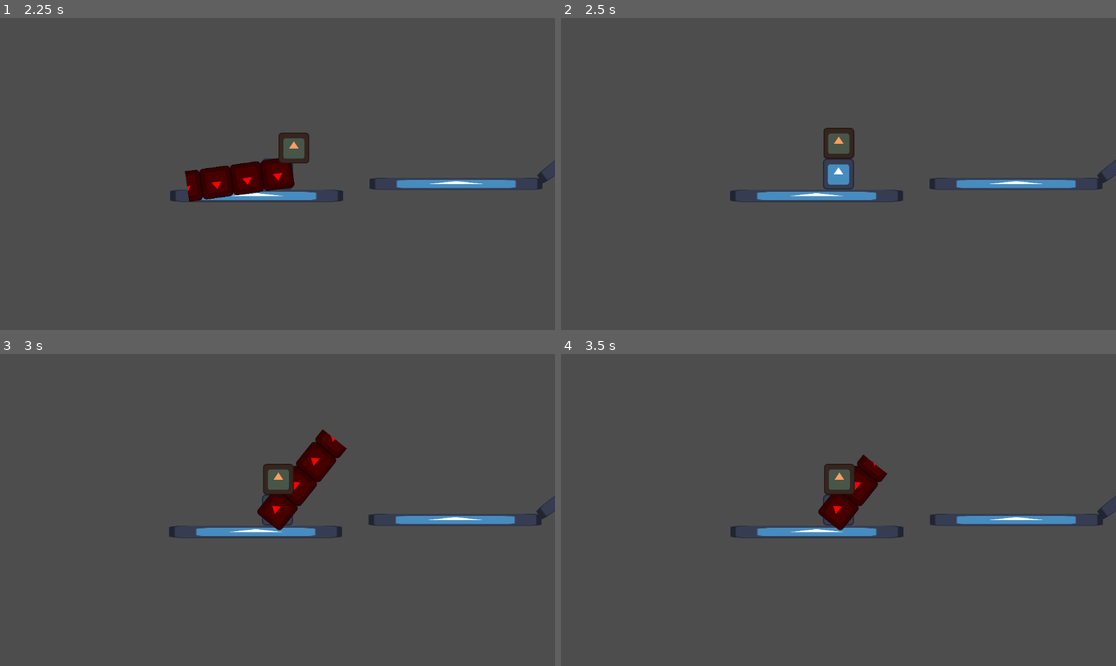
Above: before the commit, frames 1-4 (two rows, left to right).
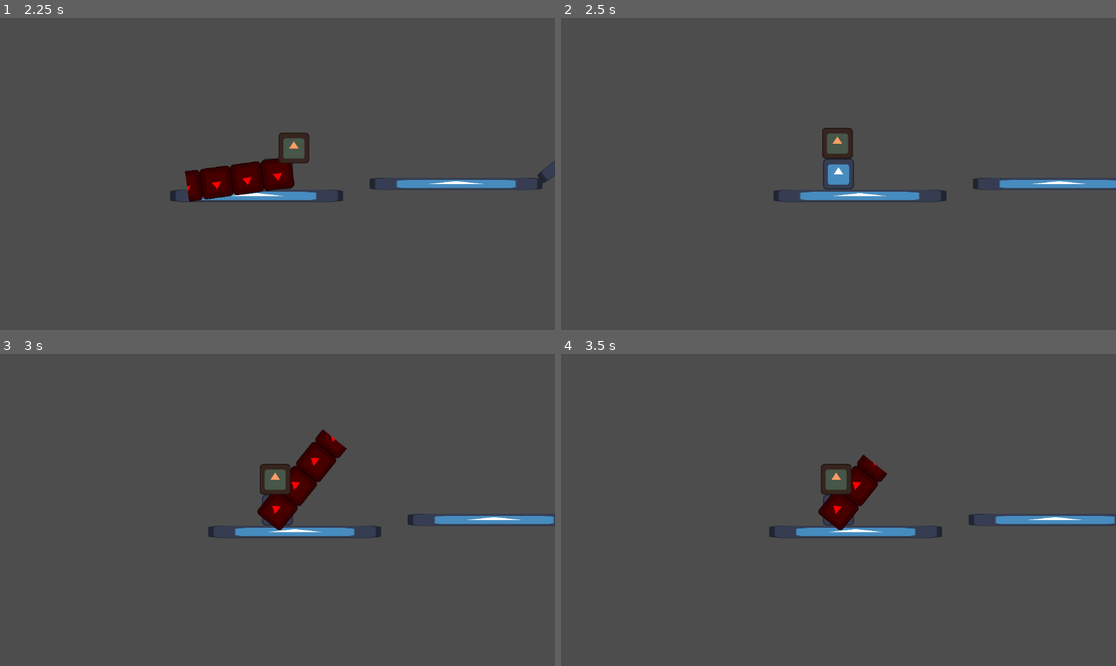
Above: after the commit, the same moments.

Repository: IncrediblyCreativeUsername/Team-Indecisive-Cutthroat-2026
Game: Godot game, scene res://UI/MainMenu.tscn
The game is run twice, just before and just after one commit, with the same random seed, the same clock (stepped at 60 frames per second) and the same inputs. The engine's default icon, where the game draws it, is replaced by a stand-in: a white triangle on a blue panel in a dark square.
Inputs (mouse positions are in pixels of both pictures, inside the frame that each line leads up to):
- Up to frame 1 (2.25 s): click "Play" at 0.5 s; move the mouse to (399, 158) at 1.27 s; hold D (MOVE_RIGHT) from 1.28 s (still down); click (399, 158) at 1.35 s; tap W (JUMP) at 1.52 s; move the mouse to (166, 189) at 2.02 s; click (166, 189) at 2.1 s
- Up to frame 2 (2.5 s): keep holding D (MOVE_RIGHT); tap W (JUMP) at 2.27 s
- Up to frame 3 (3 s): move the mouse to (333, 441) at 2.77 s; release D (MOVE_RIGHT) at 2.78 s; hold A (MOVE_LEFT) from 2.78 s (still down); click (333, 441) at 2.85 s
- Up to frame 4 (3.5 s): keep holding A (MOVE_LEFT)

Frame 1 is identical in both runs. In frame 2, 1.4% of the frame differs, in the area x 30-100%, y 35-60%; in frame 3, 1.5%; in frame 4, 1.5%.

Commit message:
Basic Grappling Movement (VERY BUGGY)
Doesn't work very well with the current movement code... everything that applies to jumps also applies to grapples.

Diff:
--- a/Player/player.gd
+++ b/Player/player.gd
@@ -4,15 +4,18 @@
 @export var jumpForce : int = 2000
 @export var gravity : int = 100
 @export var coyoteTime : int = 15
+@export var grappleTime : int = 30
 @export var friction : int = 500
-@export var tongueForce : float = 2.0
+@export var tongueForce : float = 10.0
 
 var coyoteTimer = 0
+var grappleTimer = 0
 @export var tongueExtending := false
 @onready var tongueAnimator := $Tongue/TongueAnim
 @onready var tonguePivot := $Tongue
 @onready var tongueTip := $Tongue/Area2D
 var grabbedObject
+var isGrappling : bool = false
 
 func _physics_process(_delta: float) -> void:
 	#friction
@@ -64,8 +67,18 @@
 	else:
 		grabbedObject = null
 
+	if isGrappling:
+		manageGrapple()
+
 	#move according to velocity and delta
 	move_and_slide()
+
+func manageGrapple():
+	if grappleTimer <= 0:
+		isGrappling = false
+	else:
+		grappleTimer -= 1
+	velocity += Vector2((tongueForce)/get_process_delta_time(), 0).rotated(tonguePivot.rotation)
 
 #tongue fully extends
 func _on_tongue_anim_animation_finished(anim_name: StringName) -> void:
@@ -86,3 +99,5 @@
 	#grapple otherwise
 	else:
 		velocity = Vector2(tongueForce/get_process_delta_time(), 0).rotated(tonguePivot.rotation)
+		grappleTimer = grappleTime
+		isGrappling = true
